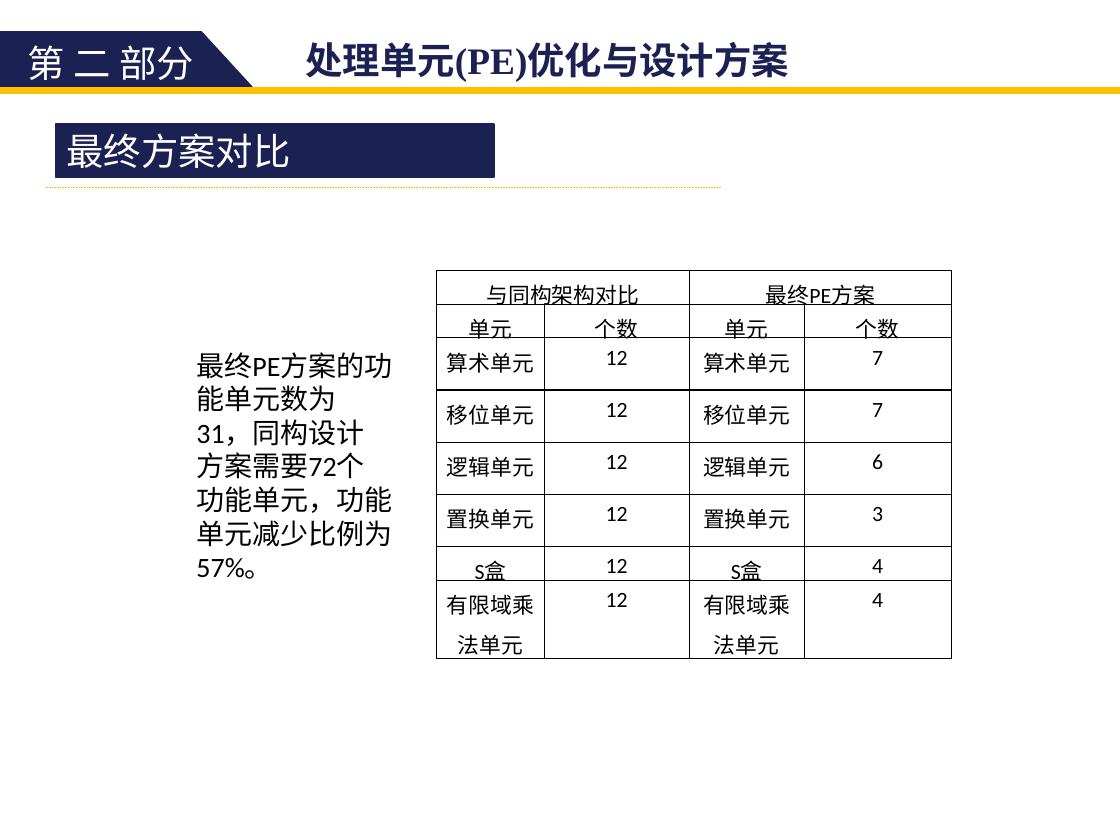
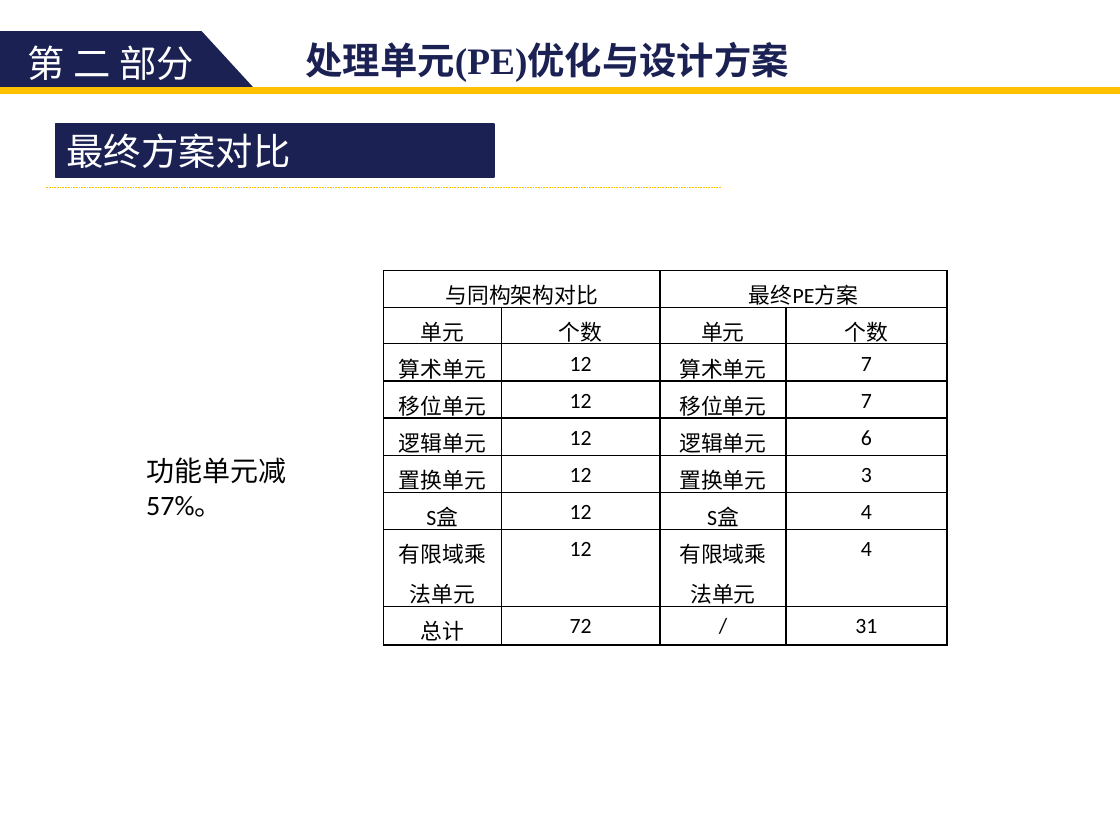
Before and after one commit to zdyzhan/bishe, a slide deck: slide 35 of 131199 李小泉.pptx. Drawn at 1120x840 pixels with LibreOffice and Linux fonts; fonts in the diff are those of the drawing. Boxes give left, top, right and bottom in pixels: in the first picture for what was removed or moved away, otherwise in the second. Text is boxed around its words. In the diff, an @@ line names an element or a change of style, - is before the commit and + after.

```diff
--- a/131199 李小泉.pptx
+++ b/131199 李小泉.pptx
@@ table at bbox=[383, 271, 946, 649] @@
+row 9: 总计 | 72 | / | 31
@@ table: place and size @@
-table at bbox=[437, 271, 952, 663]
+table at bbox=[383, 271, 946, 649]
@@ text at bbox=[146, 457, 286, 517]: text changed @@
-最终PE方案的功能单元数为31，同构设计方案需要72个功能单元，功能单元减少比例为57%。
+功能单元减57%。
```
Also in this commit, not shown: 5 other slides changed, 1 other file.
